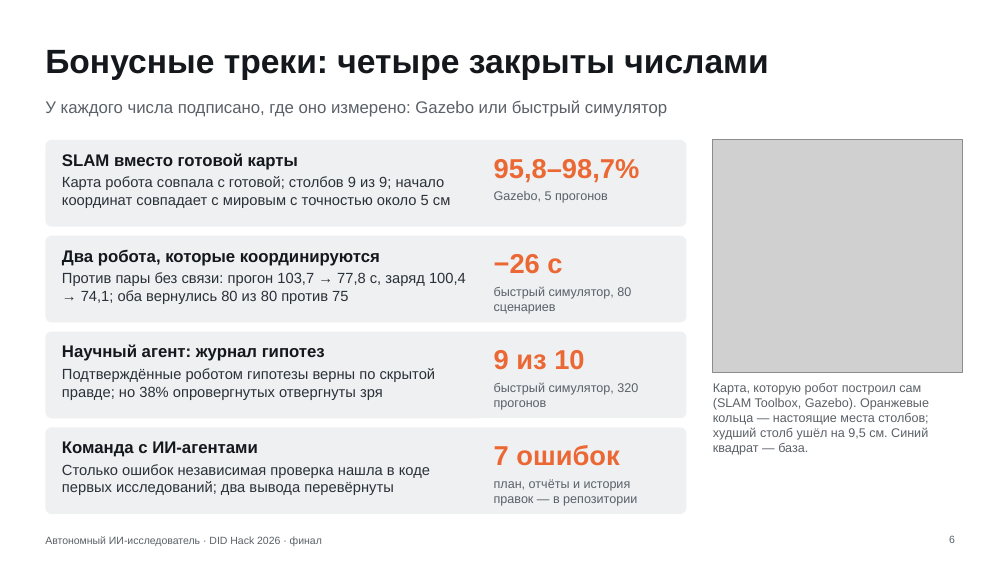
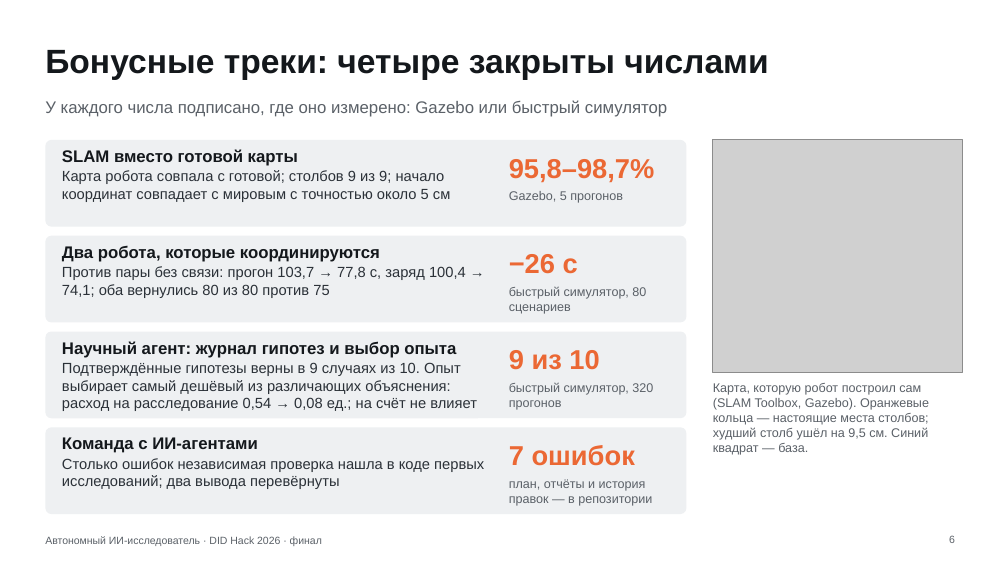
Before and after one commit to Mput13/did-hack, a slide deck: slide 6 of presentation/final.pptx. Drawn at 1008x567 pixels with LibreOffice and Linux fonts; fonts in the diff are those of the drawing; grey boxes stand for pictures. Boxes give left, top, right and bottom in pixels: in the first picture for what was removed or moved away, otherwise in the second. Text is boxed around its words. In the diff, an @@ line names an element or a change of style, - is before the commit and + after.

```diff
--- a/presentation/final.pptx
+++ b/presentation/final.pptx
@@ text "SLAM вместо готовой карты": place and size @@
-text "SLAM вместо готовой карты" at bbox=[62, 153, 298, 170]
+text "SLAM вместо готовой карты" at bbox=[62, 149, 298, 166]
@@ text "95,8–98,7%": place and size @@
-text "95,8–98,7%" at bbox=[494, 159, 640, 182]
+text "95,8–98,7%" at bbox=[509, 159, 655, 182]
@@ text "Карта робота совпала с готовой; ...": place and size @@
-text "Карта робота совпала с готовой; ..." at bbox=[62, 176, 450, 208]
+text "Карта робота совпала с готовой; ..." at bbox=[62, 170, 450, 202]
@@ text "Gazebo, 5 прогонов": place and size @@
-text "Gazebo, 5 прогонов" at bbox=[494, 191, 608, 203]
+text "Gazebo, 5 прогонов" at bbox=[509, 191, 623, 203]
@@ text "Два робота, которые координируются": place and size @@
-text "Два робота, которые координируются" at bbox=[62, 250, 380, 266]
+text "Два робота, которые координируются" at bbox=[62, 246, 380, 262]
@@ text "Против пары без связи: прогон ...": place and size @@
-text "Против пары без связи: прогон ..." at bbox=[62, 272, 466, 304]
+text "Против пары без связи: прогон ..." at bbox=[62, 266, 466, 298]
@@ text "−26 с": place and size @@
-text "−26 с" at bbox=[494, 254, 562, 274]
+text "−26 с" at bbox=[509, 254, 578, 274]
@@ text "быстрый симулятор, 80 сценариев": place and size @@
-text "быстрый симулятор, 80 сценариев" at bbox=[494, 287, 631, 314]
+text "быстрый симулятор, 80 сценариев" at bbox=[509, 287, 646, 314]
@@ text at bbox=[62, 341, 456, 358]: text changed @@
-Научный агент: журнал гипотез
+Научный агент: журнал гипотез и выбор опыта
@@ text "9 из 10": place and size @@
-text "9 из 10" at bbox=[494, 350, 584, 370]
+text "9 из 10" at bbox=[509, 350, 599, 370]
@@ text at bbox=[62, 362, 477, 411]: text changed @@
-Подтверждённые роботом гипотезы верны по скрытой правде; но 38% опровергнутых отвергнуты зря
+Подтверждённые гипотезы верны в 9 случаях из 10. Опыт выбирает самый дешёвый из различающих объяснения: расход на расследование 0,54 → 0,08 ед.; на счёт не влияет
@@ text "быстрый симулятор, 320 прогонов": place and size @@
-text "быстрый симулятор, 320 прогонов" at bbox=[494, 383, 638, 410]
+text "быстрый симулятор, 320 прогонов" at bbox=[509, 383, 653, 410]
@@ text "Команда с ИИ-агентами": place and size @@
-text "Команда с ИИ-агентами" at bbox=[62, 441, 258, 457]
+text "Команда с ИИ-агентами" at bbox=[62, 437, 258, 453]
@@ text "7 ошибок": place and size @@
-text "7 ошибок" at bbox=[494, 445, 619, 466]
+text "7 ошибок" at bbox=[509, 445, 635, 466]
@@ text "Столько ошибок независимая проверка нашла ..." rewrapped from bbox=[62, 464, 430, 495] to bbox=[62, 458, 484, 489] @@
@@ text "план, отчёты и история правок ...": place and size @@
-text "план, отчёты и история правок ..." at bbox=[494, 479, 637, 506]
+text "план, отчёты и история правок ..." at bbox=[509, 479, 652, 506]
```
Also in this commit, not shown: 10 other slides changed, 3 slides added, 2 slides removed, 20 other files.
